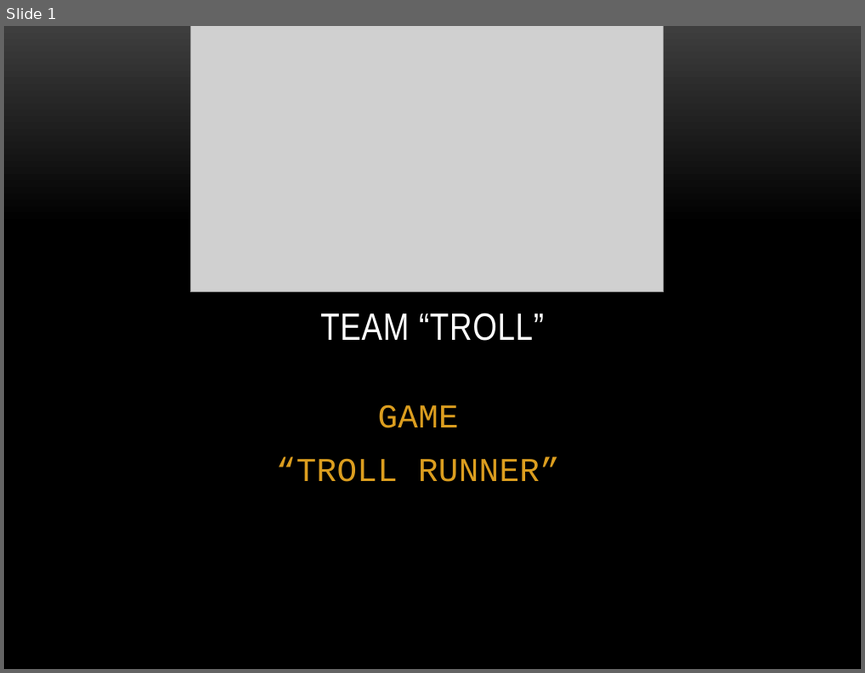
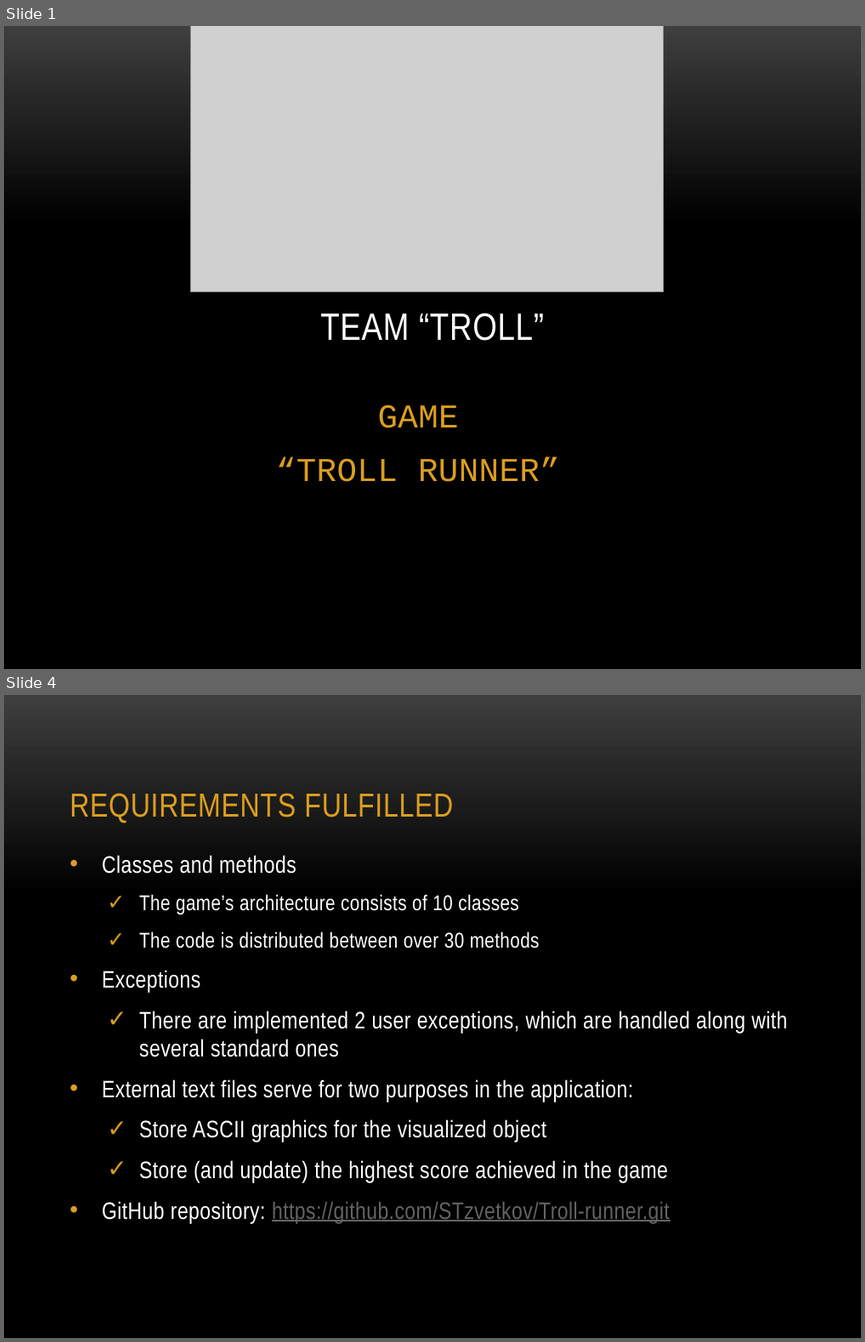
Before and after one commit to STzvetkov/Troll-runner, a slide deck: TeamTroll.pptx. Shown one above the other, each under a label of ours: slide 1 before the commit, slides 1 and 4 after it; the slides between them are not shown. The pictures are 865x673 and 865x1342 pixels, drawn with LibreOffice and Linux fonts; fonts in the diff are those of the drawing; grey boxes stand for pictures; background and template pictures are left out. Boxes give left, top, right and bottom in pixels: in the first picture for what was removed or moved away, otherwise in the second. Text is boxed around its words. In the diff, an @@ line names an element or a change of style, - is before the commit and + after.

```diff
--- a/TeamTroll.pptx
+++ b/TeamTroll.pptx
@@ slide 4 added at [4,695,861,1338], background picture (left out) @@
@@ title added at [69,793,453,823], 28 pt, text #DC9E1F @@
+REQUIREMENTS FULFILLED
@@ text added at [102,855,787,1223], 20 pt, text #FFFFFF @@
+  • Classes and methods
+    ✓ The game’s architecture consists of 10 classes
+    ✓ The code is distributed between over 30 methods
+  • Exceptions
+    ✓ There are implemented 2 user exceptions, which are handled along with several standard ones
+  • External text files serve for two purposes in the application:
+    ✓ Store ASCII graphics for the visualized object
+    ✓ Store (and update) the highest score achieved in the game
+  • GitHub repository: https://github.com/STzvetkov/Troll-runner.git
```
Also in this commit, not shown: 2 slides changed.
